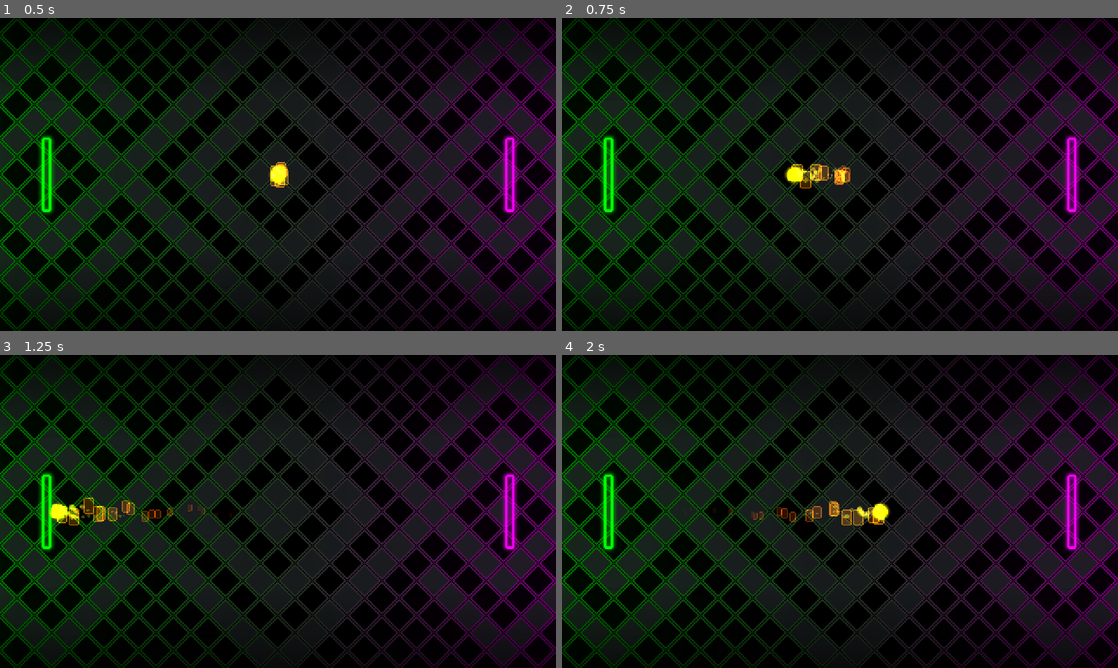
Above: before the commit, frames 1-4 (two rows, left to right).
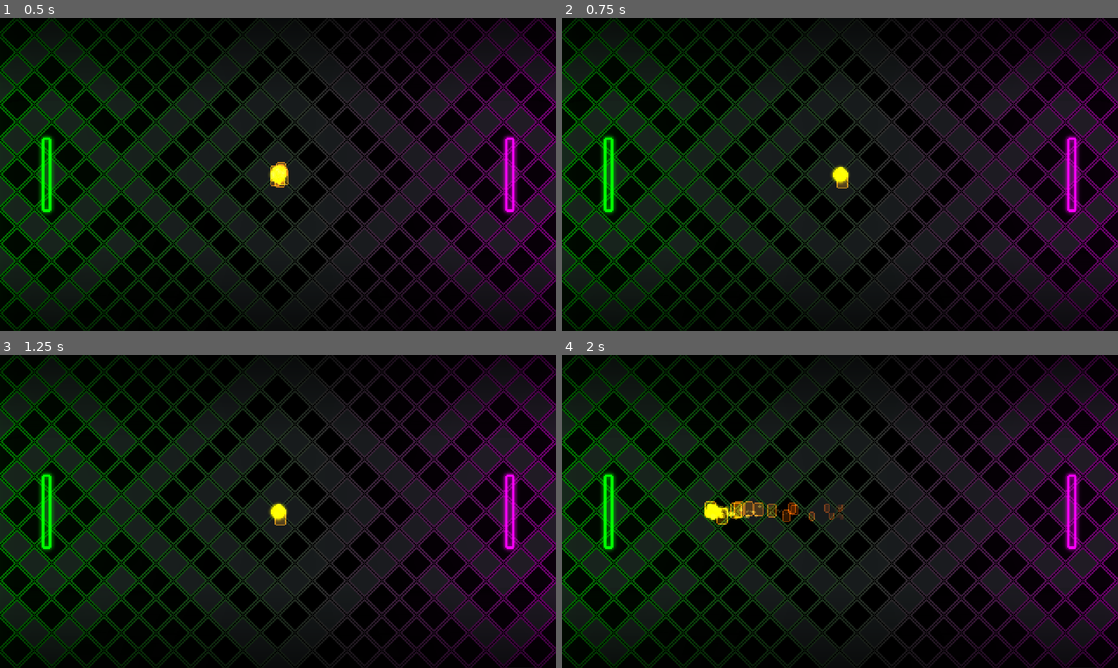
Above: after the commit, the same moments.

Repository: adatechschool/spin-spong
Game: Godot game, scene res://scenes/Pong.tscn
The game is run twice, just before and just after one commit, with the same random seed, the same clock (stepped at 60 frames per second) and the same inputs.
Inputs:
- Up to frame 1 (0.5 s): no input
- Up to frame 2 (0.75 s): tap Enter (ui_accept) at 0.5 s; hold R from 0.53 s (still down)
- Up to frame 3 (1.25 s): keep holding R; tap Enter (ui_accept) at 0.77 s
- Up to frame 4 (2 s): release R at 1.28 s; tap R at 1.35 s; tap Enter (ui_accept) at 1.52 s

Frame 1 is identical in both runs. In frame 2, 0.6% of the frame differs, in the area x 40-52%, y 46-55%; in frame 3, 1.1%; in frame 4, 1.5%, in the area x 25-59%, y 46-55%.

Commit message:
Add debug facilities ([r]estart, [+/-] score)

Diff:
--- a/scripts/Pong.gd
+++ b/scripts/Pong.gd
@@ -4,9 +4,6 @@
 var score: = 0
 var locked: = true
 
-func maybe_reset():
-	if abs(score) >= target:
-		score = 0
 
 func _ready():
 	if $ScoreHandlers/ScoreLuc.connect("body_entered", self, "adriel_touched"):
@@ -21,6 +18,14 @@
 	if $Ball.connect("resumed", $RetroBackground, "reset_display"):
 		printerr("unable to connect 'resumed' from 'Ball'")
 
+
+func _process(delta):
+	if Input.is_key_pressed(KEY_R):
+		get_tree().reload_current_scene()
+	if Input.is_key_pressed(KEY_PLUS):
+		score(2)
+	if Input.is_key_pressed(KEY_MINUS):
+		score(-2)
 
 func adriel_touched(_body: Ball):
 	score(-1)
